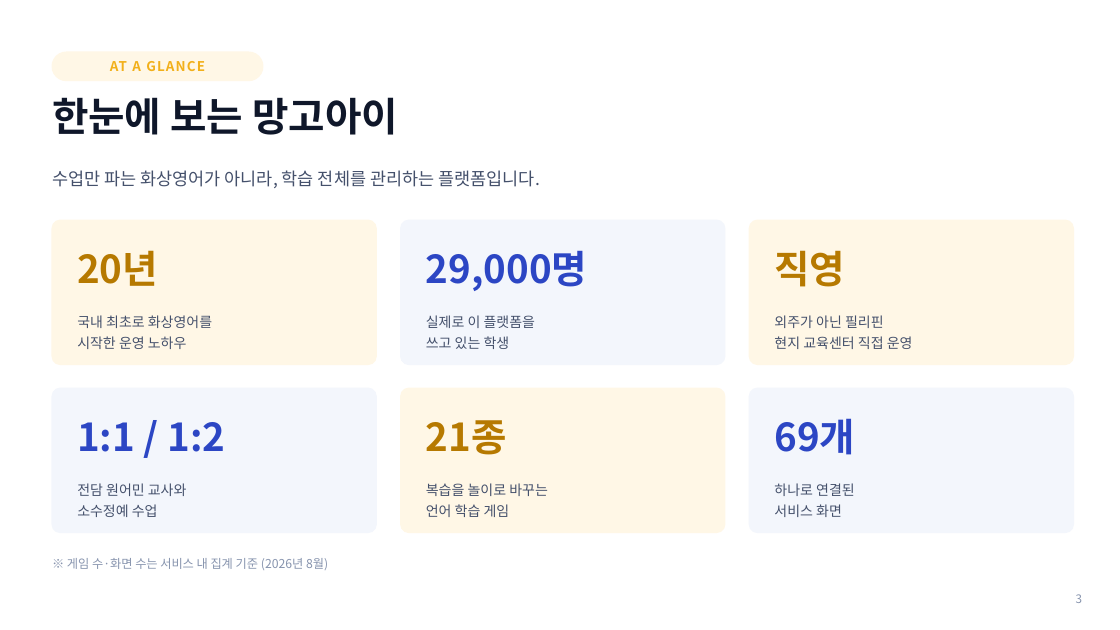
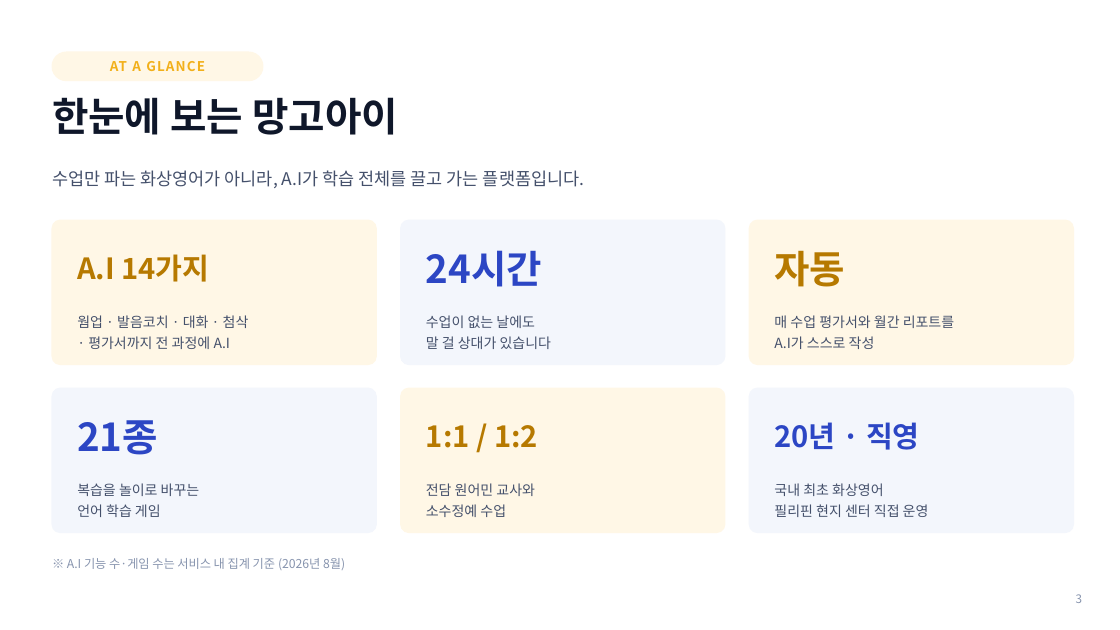
Before and after one commit to navy111p-sudo/mangoiweb, a slide deck: slide 3 of docs/망고아이_홈페이지_안내_2026-08-17.pptx. Drawn at 1120x630 pixels with LibreOffice and Linux fonts; fonts in the diff are those of the drawing. Boxes give left, top, right and bottom in pixels: in the first picture for what was removed or moved away, otherwise in the second. Text is boxed around its words. In the diff, an @@ line names an element or a change of style, - is before the commit and + after.

```diff
--- a/docs/망고아이_홈페이지_안내_2026-08-17.pptx
+++ b/docs/망고아이_홈페이지_안내_2026-08-17.pptx
@@ text at (52, 170, 585, 188): text changed @@
-수업만 파는 화상영어가 아니라, 학습 전체를 관리하는 플랫폼입니다.
+수업만 파는 화상영어가 아니라, A.I가 학습 전체를 끌고 가는 플랫폼입니다.
@@ text at (77, 254, 210, 282): text changed; size 33 to 25 pt @@
-20년
+A.I 14가지
@@ text at (426, 250, 542, 287): text changed @@
-29,000명
+24시간
@@ text at (774, 250, 845, 287): text changed @@
-직영
+자동
@@ text at (77, 315, 249, 349): text changed @@
-국내 최초로 화상영어를
-시작한 운영 노하우
+웜업 · 발음코치 · 대화 · 첨삭
+· 평가서까지 전 과정에 A.I
@@ text at (426, 315, 551, 349): text changed @@
-실제로 이 플랫폼을
-쓰고 있는 학생
+수업이 없는 날에도
+말 걸 상대가 있습니다
@@ text at (774, 315, 954, 349): text changed @@
-외주가 아닌 필리핀
-현지 교육센터 직접 운영
+매 수업 평가서와 월간 리포트를
+A.I가 스스로 작성
@@ text at (77, 420, 158, 455): text changed @@
-1:1 / 1:2
+21종
@@ text at (426, 425, 538, 448): text changed; size 33 to 25 pt @@
-21종
+1:1 / 1:2
@@ text at (774, 422, 920, 450): text changed; size 33 to 25 pt @@
-69개
+20년 · 직영
@@ text at (77, 483, 200, 517): text changed @@
-전담 원어민 교사와
-소수정예 수업
+복습을 놀이로 바꾸는
+언어 학습 게임
@@ text at (426, 483, 535, 517): text changed @@
-복습을 놀이로 바꾸는
-언어 학습 게임
+전담 원어민 교사와
+소수정예 수업
@@ text at (774, 483, 929, 517): text changed @@
-하나로 연결된
-서비스 화면
+국내 최초 화상영어
+필리핀 현지 센터 직접 운영
@@ text at (67, 558, 345, 570): text changed @@
-※ 게임 수·화면 수는 서비스 내 집계 기준 (2026년 8월)
+※ A.I 기능 수·게임 수는 서비스 내 집계 기준 (2026년 8월)
```
Also in this commit, not shown: 29 other slides changed, 1 slide added.
